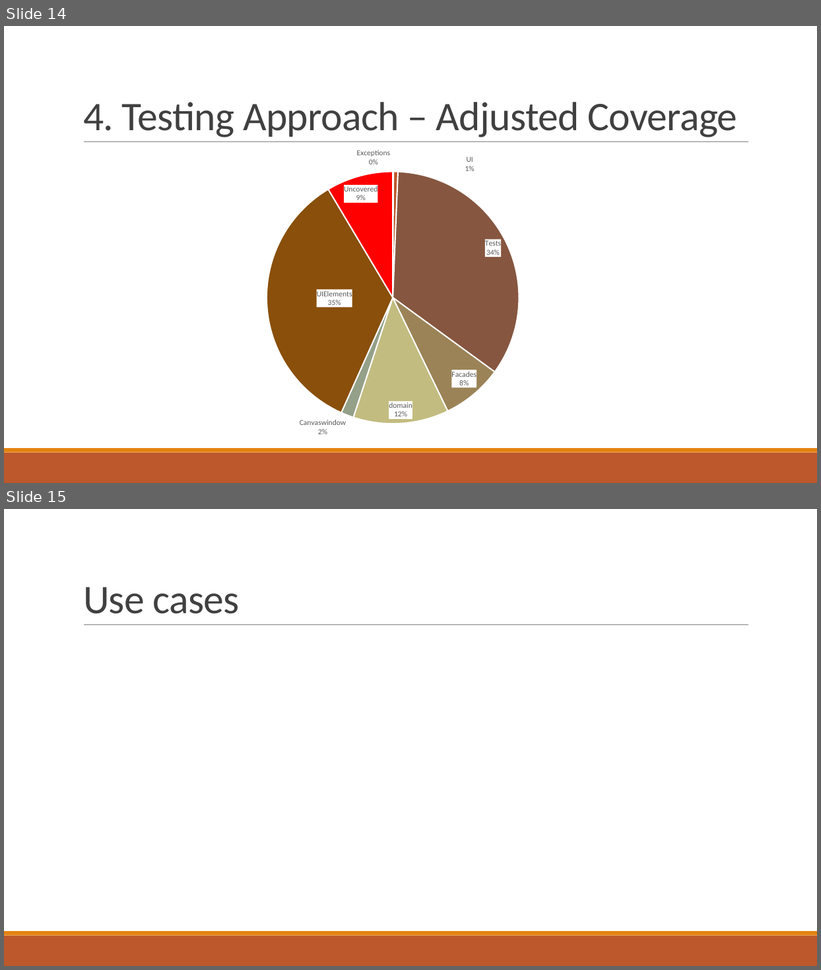
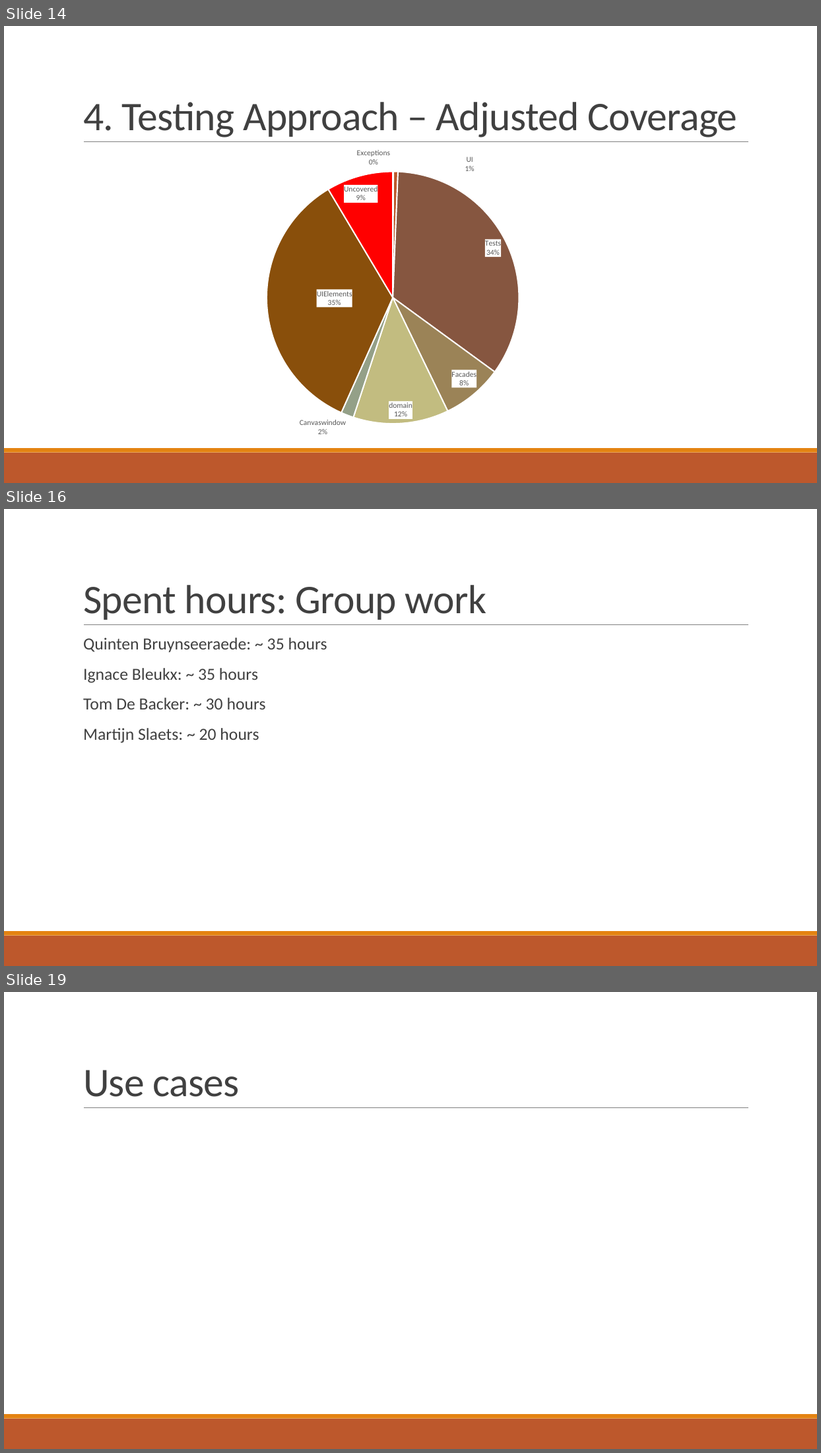
Before and after one commit to IgnaceBleukx/Software-Ontwerp, a slide deck: Presentaties/Iteration1.pptx. Shown one above the other, each under a label of ours: slides 14 and 15 before the commit, slides 14, 16 and 19 after it; the slides between them are not shown. The pictures are 821x970 and 821x1453 pixels, drawn with LibreOffice and Linux fonts; fonts in the diff are those of the drawing. Boxes give left, top, right and bottom in pixels: in the first picture for what was removed or moved away, otherwise in the second. Text is boxed around its words. In the diff, an @@ line names an element or a change of style, - is before the commit and + after.

```diff
--- a/Presentaties/Iteration1.pptx
+++ b/Presentaties/Iteration1.pptx
@@ slide 16 added at bbox=[4, 509, 817, 966], background #FFFFFF; not listed: 3 template elements that a slide beside it also shows @@
@@ title added at bbox=[83, 585, 486, 620], 48 pt, text #404040 @@
+Spent hours: Group work
@@ text added at bbox=[83, 638, 327, 743], 20 pt, text #404040 @@
+  Quinten Bruynseeraede: ~ 35 hours
+  Ignace Bleukx: ~ 35 hours
+  Tom De Backer: ~ 30 hours
+  Martijn Slaets: ~ 20 hours
@@ what was slide 15 is now slide 19 @@
```
Also in this commit, not shown: 3 other slides added.
